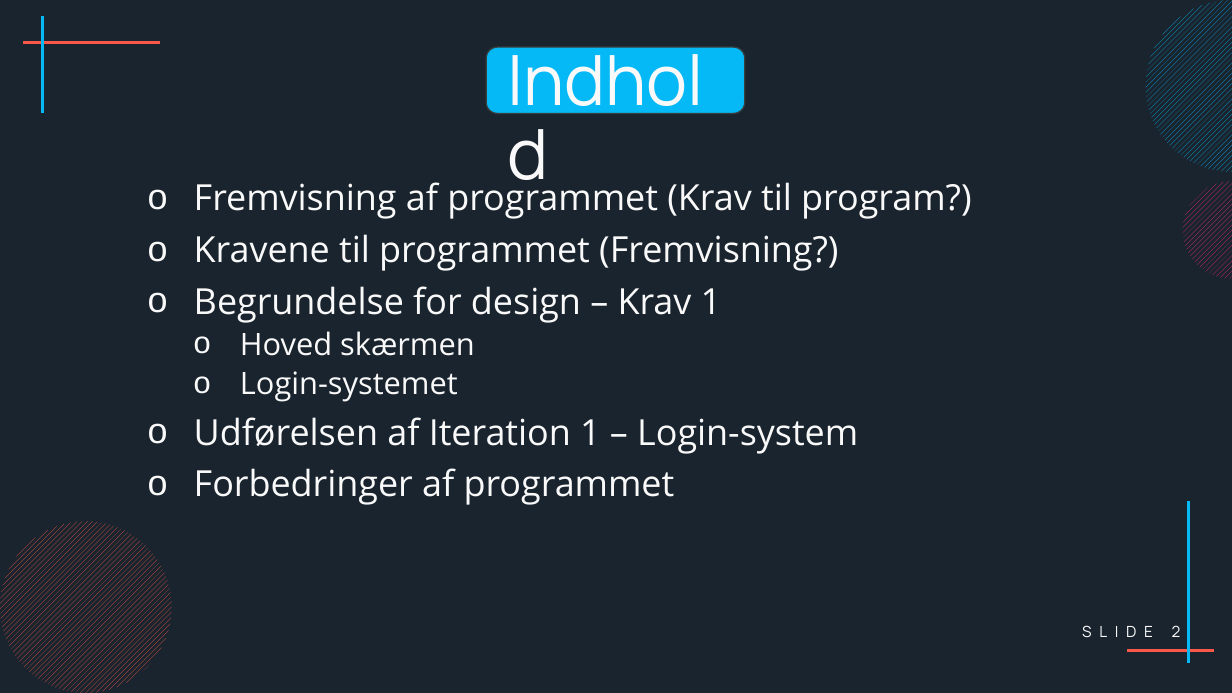
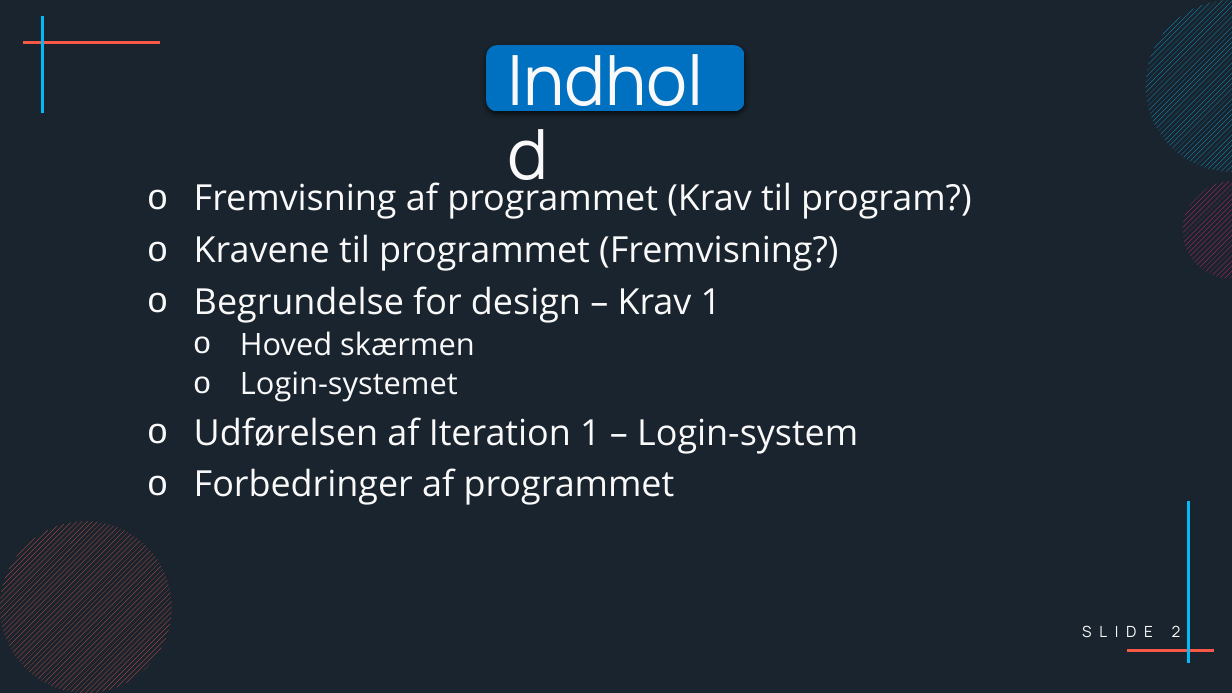
Before and after one commit to ProgrammeringOTGDKlassen/D-klassen-Programmering, a slide deck: slide 2 of Eksamensprojekt - Max/Præsentation/Præsentation af eksamensprojekt.pptx. Drawn at 1232x693 pixels with LibreOffice and Linux fonts; fonts in the diff are those of the drawing. Boxes give left, top, right and bottom in pixels: in the first picture for what was removed or moved away, otherwise in the second. Text is boxed around its words. In the diff, an @@ line names an element or a change of style, - is before the commit and + after.

```diff
--- a/Eksamensprojekt - Max/Præsentation/Præsentation af eksamensprojekt.pptx
+++ b/Eksamensprojekt - Max/Præsentation/Præsentation af eksamensprojekt.pptx
@@ rounded rectangle at (486,45,745,112): fill #05B9F6 to #0070C0; outline #373F3E 1 pt to none; shadow on @@
```
Also in this commit, not shown: 2 slides added.
